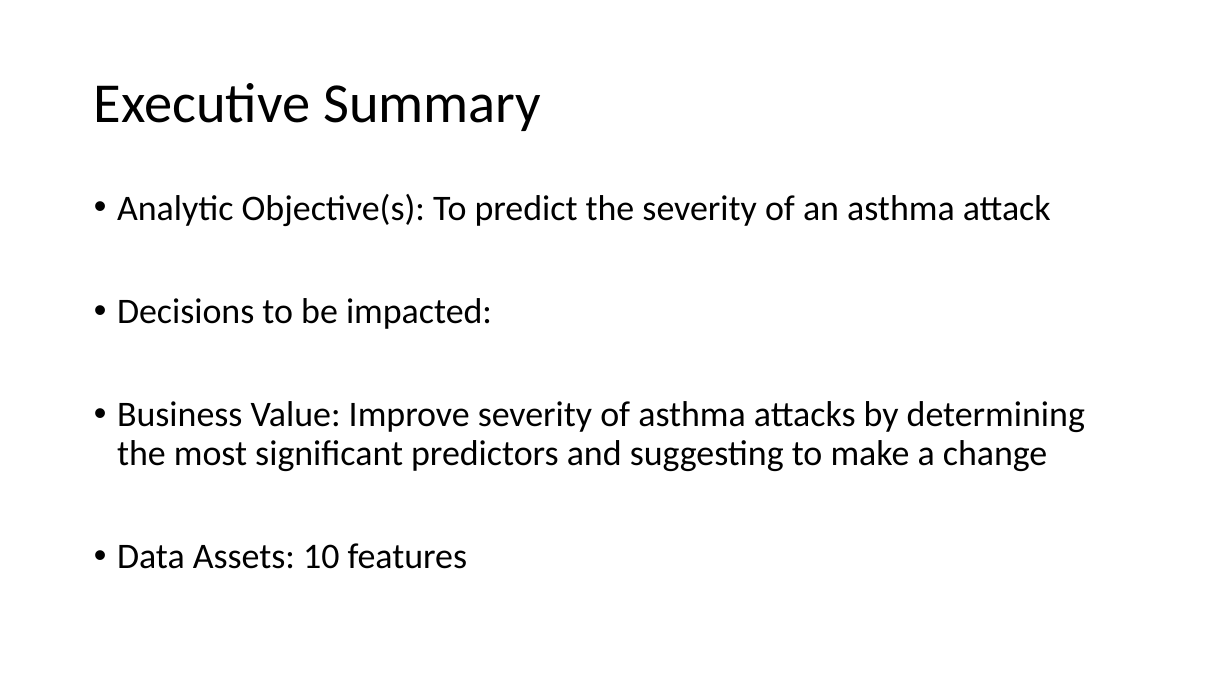
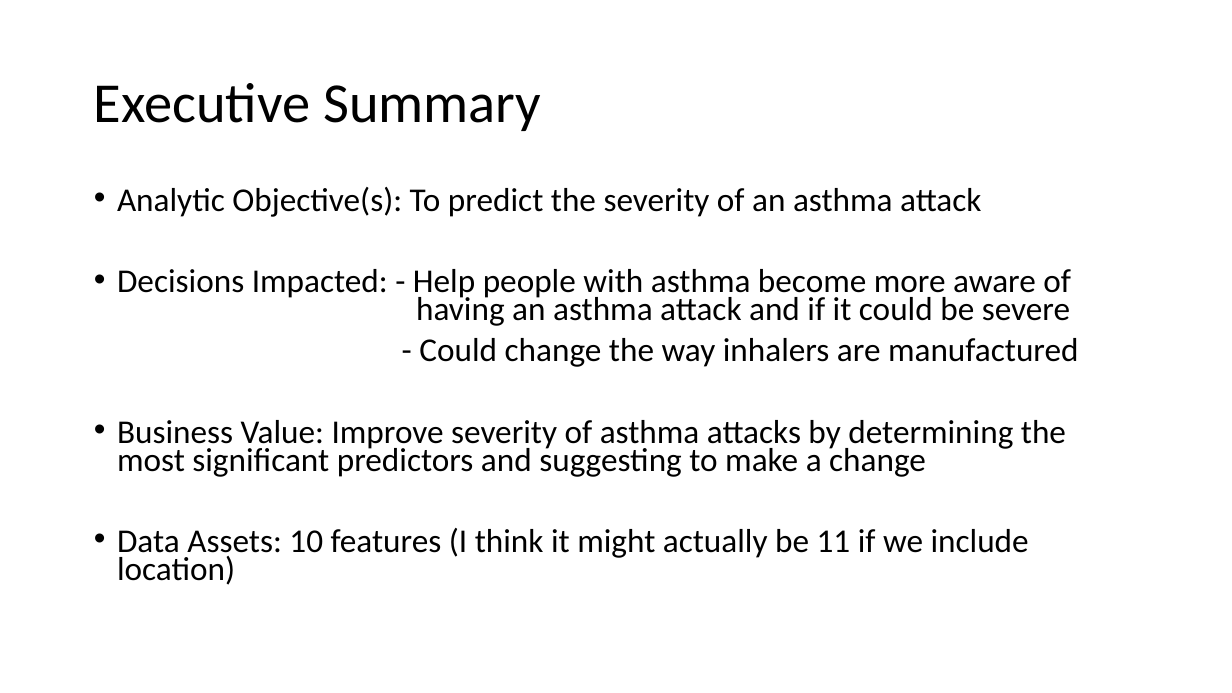
Before and after one commit to donaldsonm731/Asthma_Prediction, a slide deck: slide 2 of Mid_Semester_Pres.pptx. Drawn at 1232x693 pixels with LibreOffice and Linux fonts; fonts in the diff are those of the drawing. Boxes give left, top, right and bottom in pixels: in the first picture for what was removed or moved away, otherwise in the second. Text is boxed around its words. In the diff, an @@ line names an element or a change of style, - is before the commit and + after.

```diff
--- a/Mid_Semester_Pres.pptx
+++ b/Mid_Semester_Pres.pptx
@@ text at <box>117,187,1066,477</box>: size 28 to 25.9 pt in "Analytic Objective(s): To predict the severity of ...", "Business Value: Improve severity of asthma attacks ..."; line spacing 0.9 to 0.7 @@
@@ text at <box>117,269,1079,367</box>: text changed; size 28 to 25.9 pt @@
-• Decisions to be impacted:
+• Decisions Impacted: - Help people with asthma become more aware of having an asthma attack and if it could be severe
+- Could change the way inhalers are manufactured
@@ text at <box>117,528,1029,585</box>: text changed; size 28 to 25.9 pt @@
-• Data Assets: 10 features
+• Data Assets: 10 features (I think it might actually be 11 if we include location)
```
Also in this commit, not shown: 3 other slides changed, 9 slides added, 1 other file.
